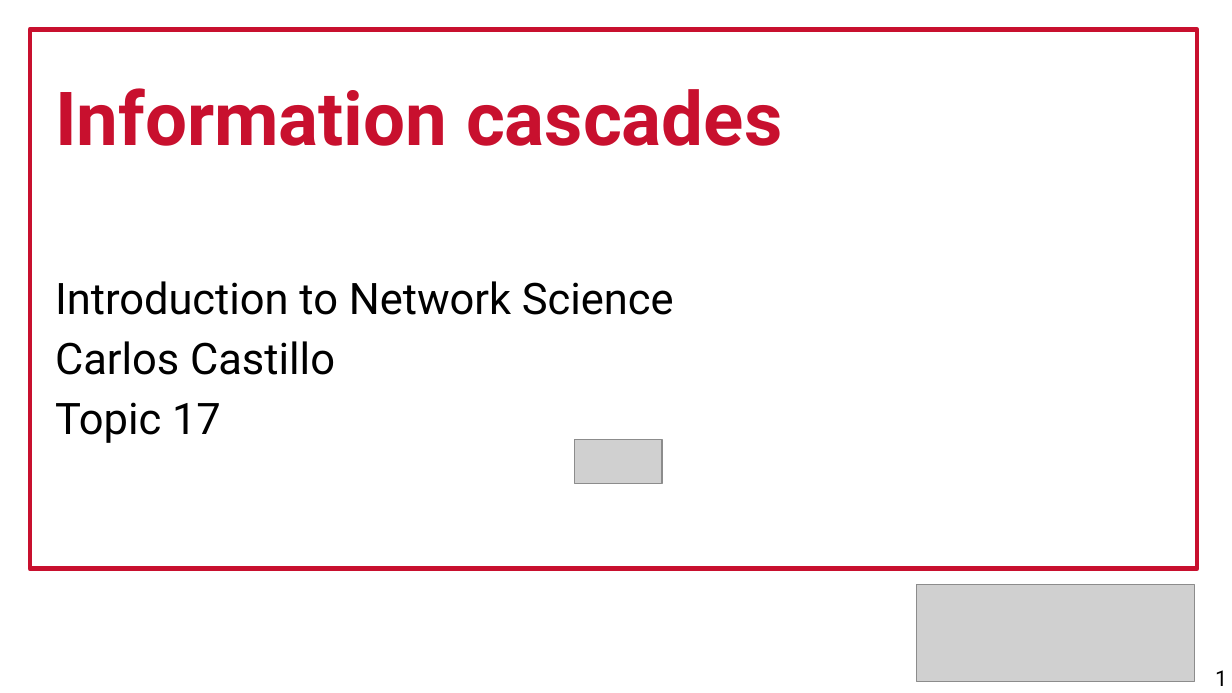
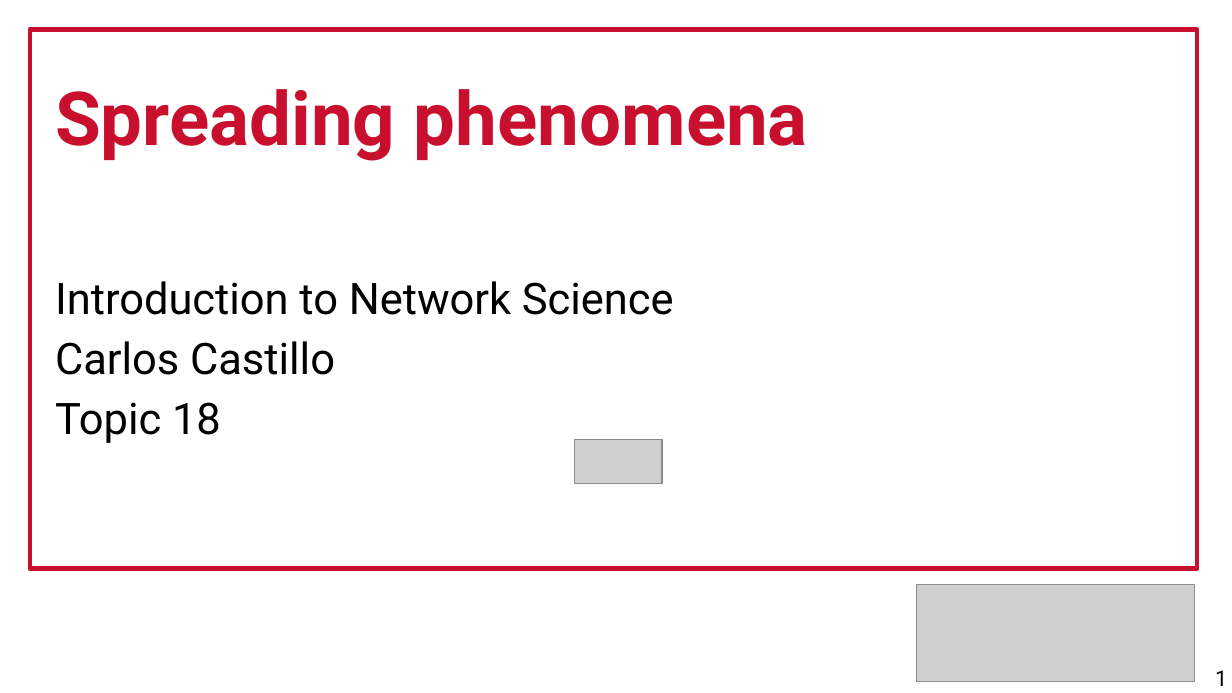
Before and after one commit to chatox/networks-science-course, a slide deck: slide 1 of theory/tt18_spreading_phenomena.odp. Drawn at 1232x693 pixels with LibreOffice and Linux fonts; fonts in the diff are those of the drawing; grey boxes stand for pictures. Boxes give left, top, right and bottom in pixels: in the first picture for what was removed or moved away, otherwise in the second. Text is boxed around its words. In the diff, an @@ line names an element or a change of style, - is before the commit and + after.

```diff
--- a/theory/tt18_spreading_phenomena.odp
+++ b/theory/tt18_spreading_phenomena.odp
@@ text at bbox=[55, 89, 808, 161]: text changed @@
-Information cascades
+Spreading phenomena
@@ text at bbox=[55, 402, 221, 443]: text changed @@
-Topic 17
+Topic 18
```
Also in this commit, not shown: 3 other slides changed, 15 slides removed, 1 other file.
